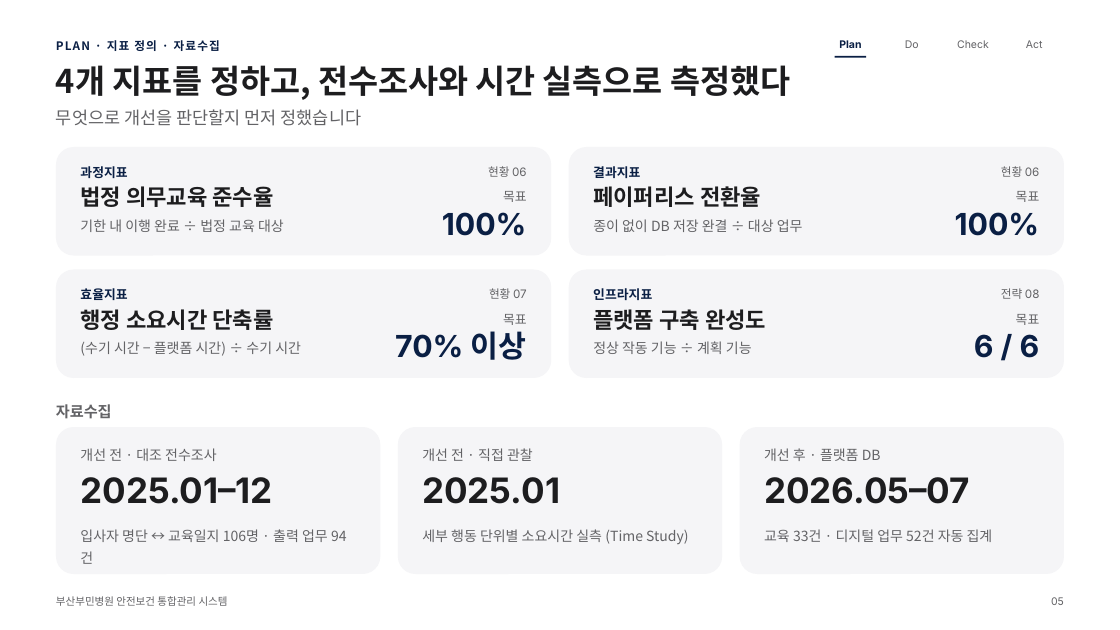
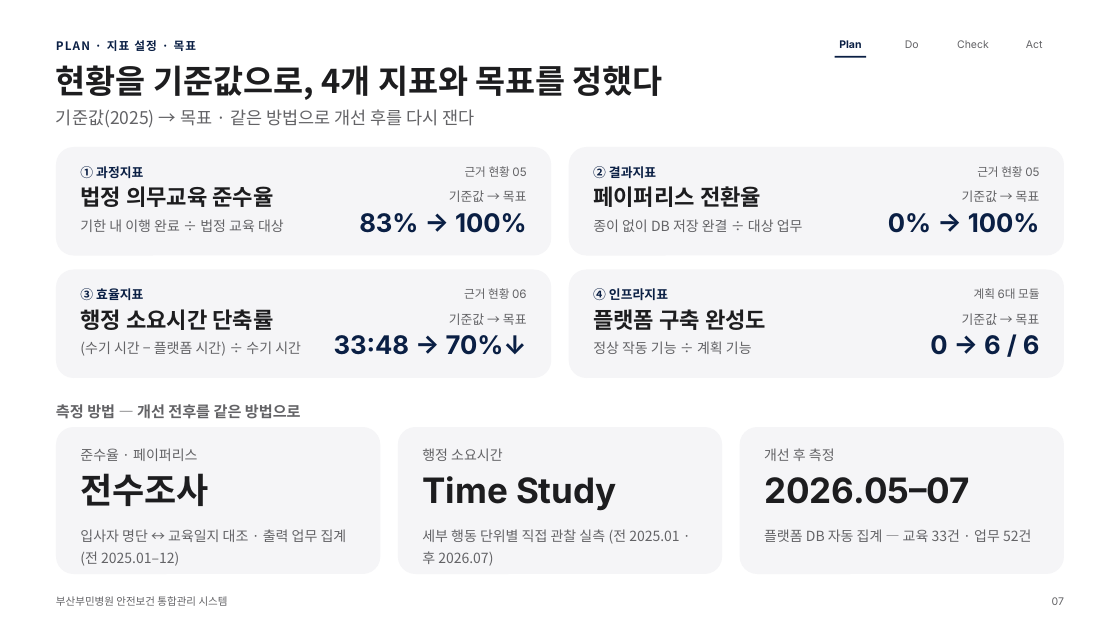
Before and after one commit to buminhealth/health, a slide deck: slide 7 of docs/QI_경진대회_발표_애플.pptx (slide 5 before the commit). Drawn at 1120x630 pixels with LibreOffice and Linux fonts; fonts in the diff are those of the drawing. Boxes give left, top, right and bottom in pixels: in the first picture for what was removed or moved away, otherwise in the second. Text is boxed around its words. In the diff, an @@ line names an element or a change of style, - is before the commit and + after.

```diff
--- a/docs/QI_경진대회_발표_애플.pptx
+++ b/docs/QI_경진대회_발표_애플.pptx
@@ text at box(56, 40, 197, 51): text changed @@
-PLAN · 지표 정의 · 자료수집
+PLAN · 지표 설정 · 목표
@@ text at box(56, 65, 663, 100): text changed @@
-4개 지표를 정하고, 전수조사와 시간 실측으로 측정했다
+현황을 기준값으로, 4개 지표와 목표를 정했다
@@ text at box(56, 109, 475, 127): text changed @@
-무엇으로 개선을 판단할지 먼저 정했습니다
+기준값(2025) → 목표 · 같은 방법으로 개선 후를 다시 잰다
@@ text at box(80, 166, 143, 178): text changed @@
-과정지표
+① 과정지표
@@ text at box(465, 166, 526, 177): text changed @@
-현황 06
+근거 현황 05
@@ text at box(593, 166, 656, 178): text changed @@
-결과지표
+② 결과지표
@@ text at box(977, 166, 1039, 177): text changed @@
-현황 06
+근거 현황 05
@@ text at box(449, 190, 527, 202): text changed @@
-목표
+기준값 → 목표
@@ text at box(962, 190, 1040, 202): text changed @@
-목표
+기준값 → 목표
@@ text at box(359, 213, 527, 233): text changed; size 26 to 22 pt @@
-100%
+83% → 100%
@@ text at box(888, 213, 1040, 233): text changed; size 26 to 22 pt @@
-100%
+0% → 100%
@@ text at box(80, 288, 143, 300): text changed @@
-효율지표
+③ 효율지표
@@ text at box(464, 288, 527, 299): text changed @@
-현황 07
+근거 현황 06
@@ text at box(593, 288, 668, 300): text changed @@
-인프라지표
+④ 인프라지표
@@ text at box(974, 288, 1039, 299): text changed @@
-전략 08
+계획 6대 모듈
@@ text at box(449, 313, 527, 325): text changed @@
-목표
+기준값 → 목표
@@ text at box(962, 313, 1040, 325): text changed @@
-목표
+기준값 → 목표
@@ text at box(334, 335, 527, 355): text changed; size 26 to 22 pt @@
-70% 이상
+33:48 → 70%↓
@@ text at box(930, 335, 1040, 355): text changed; size 26 to 22 pt @@
-6 / 6
+0 → 6 / 6
@@ text at box(56, 404, 301, 419): text changed @@
-자료수집
+측정 방법 — 개선 전후를 같은 방법으로
@@ text at box(80, 448, 197, 461): text changed @@
-개선 전 · 대조 전수조사
+준수율 · 페이퍼리스
@@ text at box(422, 448, 502, 461): text changed @@
-개선 전 · 직접 관찰
+행정 소요시간
@@ text at box(764, 448, 835, 461): text changed @@
-개선 후 · 플랫폼 DB
+개선 후 측정
@@ text at box(80, 473, 209, 506): text changed @@
-2025.01–12
+전수조사
@@ text at box(422, 476, 617, 511): text changed @@
-2025.01
+Time Study
@@ text at box(80, 529, 347, 566): text changed @@
-입사자 명단 ↔ 교육일지 106명 · 출력 업무 94건
+입사자 명단 ↔ 교육일지 대조 · 출력 업무 집계 (전 2025.01–12)
@@ text at box(422, 529, 679, 566): text changed @@
-세부 행동 단위별 소요시간 실측 (Time Study)
+세부 행동 단위별 직접 관찰 실측 (전 2025.01 · 후 2026.07)
@@ text at box(764, 529, 1031, 542): text changed @@
-교육 33건 · 디지털 업무 52건 자동 집계
+플랫폼 DB 자동 집계 — 교육 33건 · 업무 52건
@@ text at box(1052, 597, 1064, 605): text changed @@
-05
+07
```
Also in this commit, not shown: 3 other slides changed, 4 other files.
